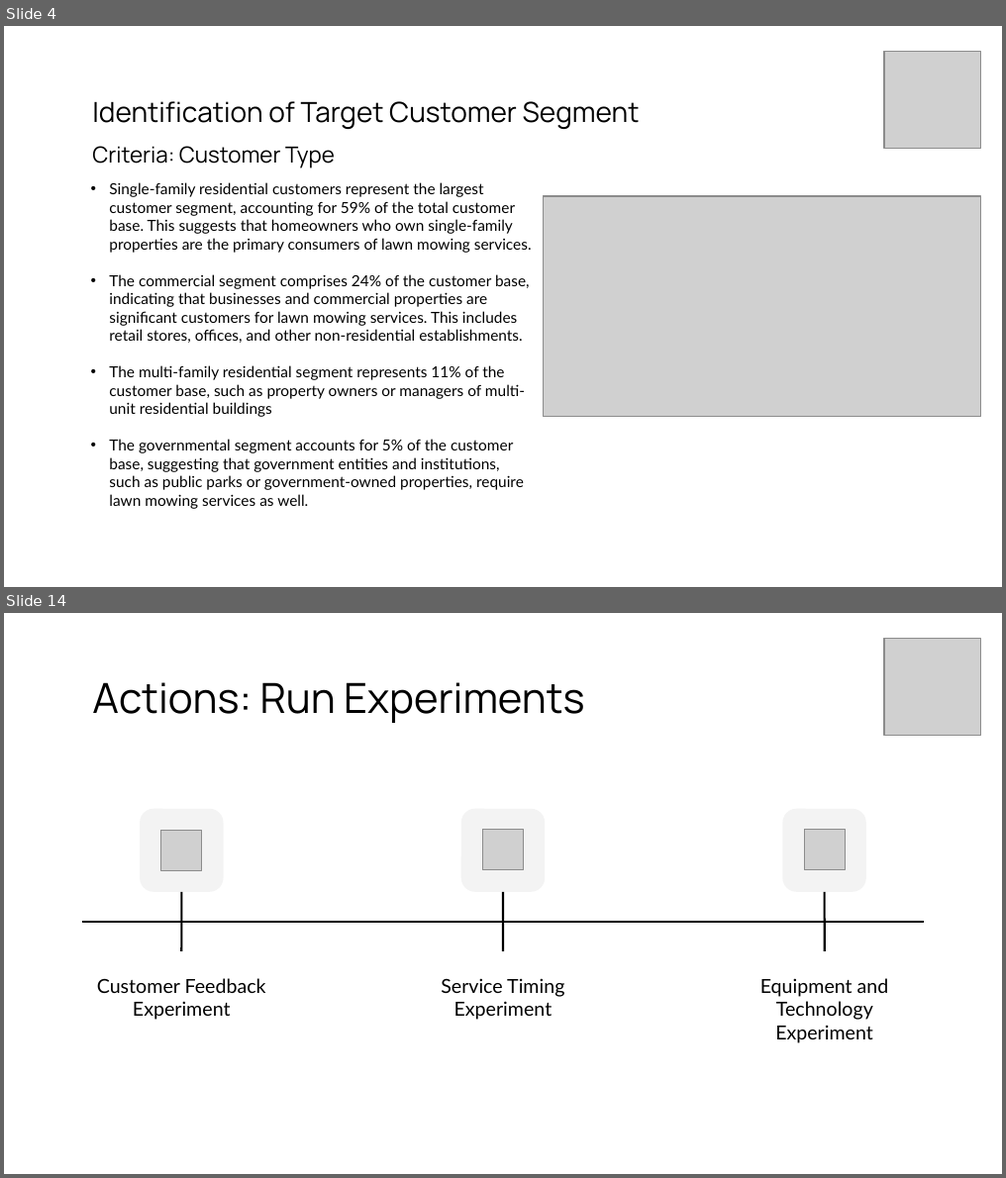
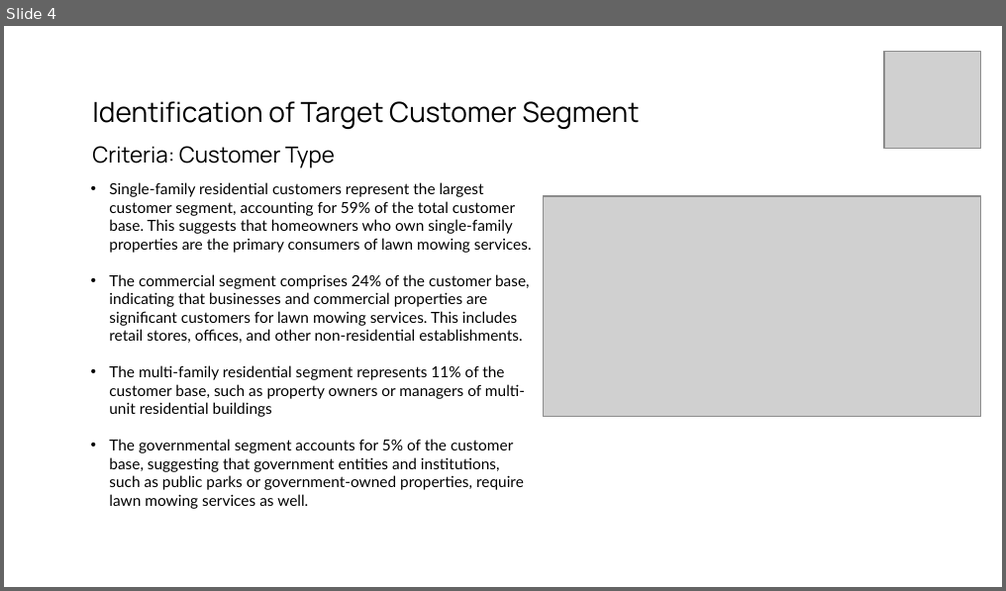
Before and after one commit to gasserahmed/VT-MIT, a slide deck: MGT5824-Tech-based Entrepreneurship/Assignments/Milestone #1 - AI Venture Concept Customer Discovery/gasser18-milestone1_customer_discovery_slides.pptx. Shown one above the other, each under a label of ours: slides 4 and 14 before the commit, slide 4 after it; the slides between them are not shown. The pictures are 1006x1178 and 1006x591 pixels, drawn with LibreOffice and Linux fonts; fonts in the diff are those of the drawing; grey boxes stand for pictures. Boxes give left, top, right and bottom in pixels: in the first picture for what was removed or moved away, otherwise in the second. Text is boxed around its words. In the diff, an @@ line names an element or a change of style, - is before the commit and + after.

```diff
--- a/MGT5824-Tech-based Entrepreneurship/Assignments/Milestone #1 - AI Venture Concept Customer Discovery/gasser18-milestone1_customer_discovery_slides.pptx
+++ b/MGT5824-Tech-based Entrepreneurship/Assignments/Milestone #1 - AI Venture Concept Customer Discovery/gasser18-milestone1_customer_discovery_slides.pptx
@@ slide 14 removed at (x1=4, y1=613, x2=1002, y2=1174), background #FFFFFF @@
@@ picture removed at (x1=884, y1=639, x2=981, y2=736) @@
@@ title removed at (x1=92, y1=682, x2=584, y2=723) @@
-Actions: Run Experiments
@@ group removed at (x1=82, y1=809, x2=924, y2=1020): 2 lines, 1 rounded rectangle, 1 text, 1 picture @@
-Customer Feedback Experiment
@@ group removed at (x1=441, y1=809, x2=564, y2=1020): 1 rounded rectangle, 1 text, 1 line, 1 picture @@
-Service Timing Experiment
@@ group removed at (x1=760, y1=809, x2=889, y2=1044): 1 rounded rectangle, 1 text, 1 line, 1 picture @@
-Equipment and Technology Experiment
```
Also in this commit, not shown: 3 slides changed, 4 slides added, 8 other slides removed, 5 other files.
